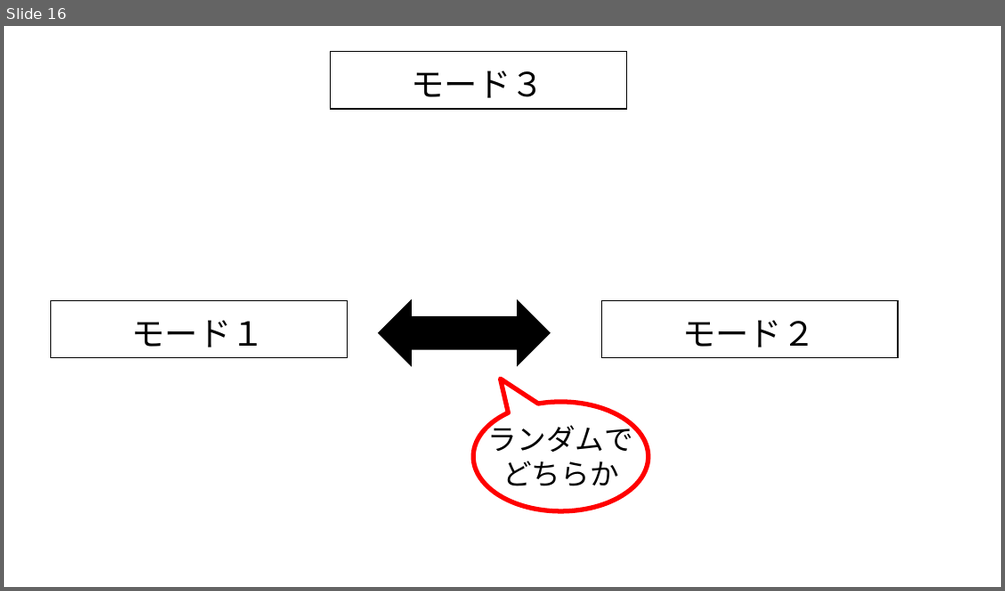
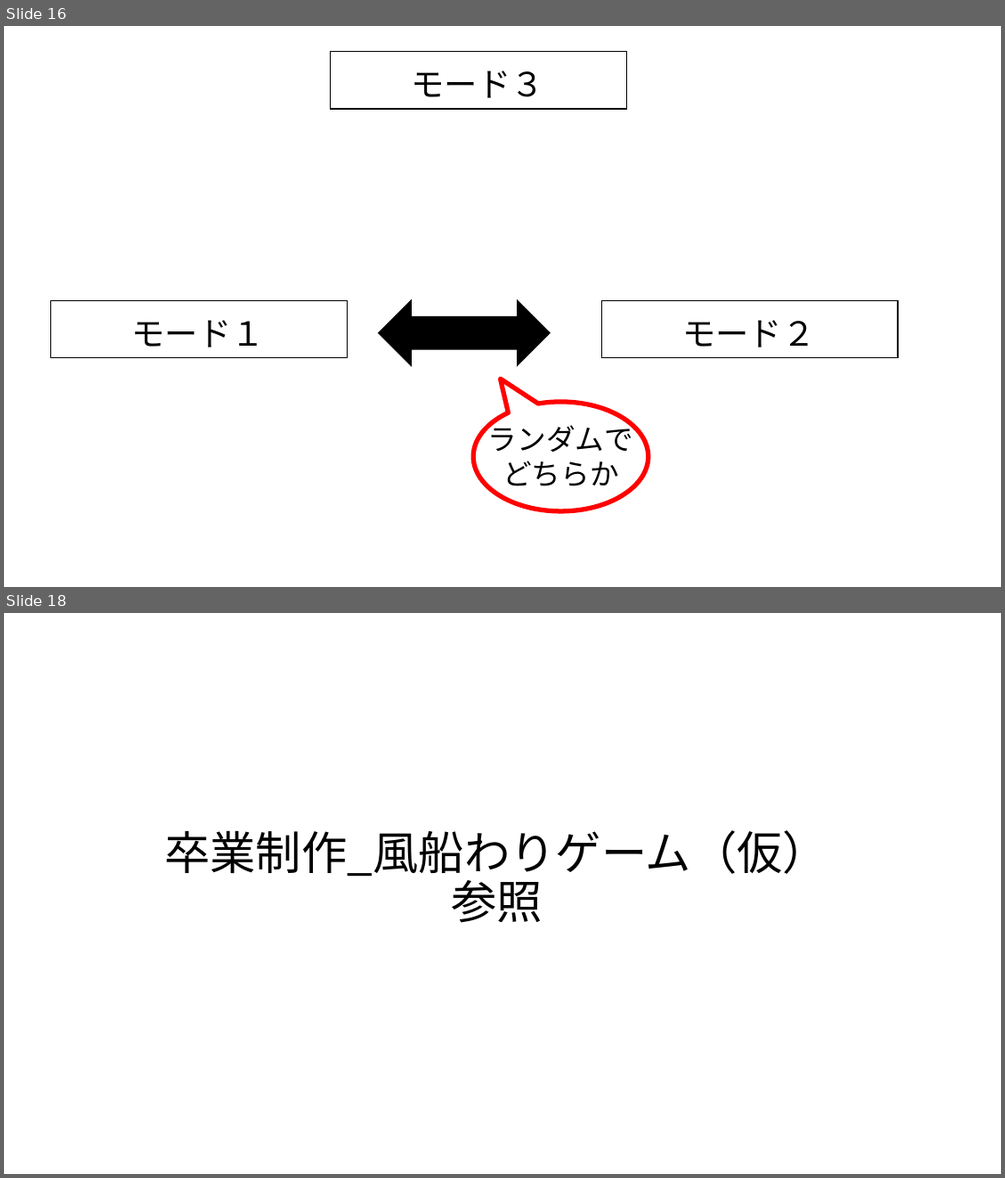
Before and after one commit to MizukiKato0416/sotsugyou_time_kato, a slide deck: 卒業制作_大元_ミニゲーム大全（仮）.pptx. Shown one above the other, each under a label of ours: slide 16 before the commit, slides 16 and 18 after it; the slides between them are not shown. The pictures are 1005x591 and 1005x1178 pixels, drawn with LibreOffice and Linux fonts; fonts in the diff are those of the drawing. Boxes give left, top, right and bottom in pixels: in the first picture for what was removed or moved away, otherwise in the second. Text is boxed around its words. In the diff, an @@ line names an element or a change of style, - is before the commit and + after.

```diff
--- a/卒業制作_大元_ミニゲーム大全（仮）.pptx
+++ b/卒業制作_大元_ミニゲーム大全（仮）.pptx
@@ slide 18 added at (4,613,1001,1174), background #FFFFFF @@
@@ title added at (164,830,828,923), 44 pt, text #000000 @@
+卒業制作_風船わりゲーム（仮）
+参照
```
Also in this commit, not shown: 8 other slides added, 1 other file.
